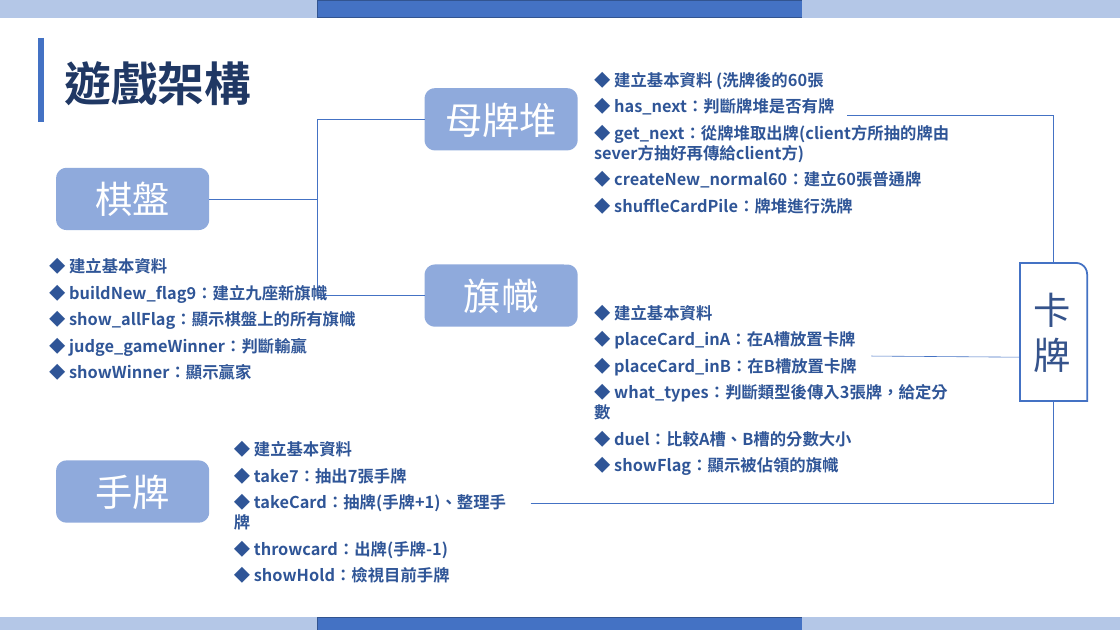
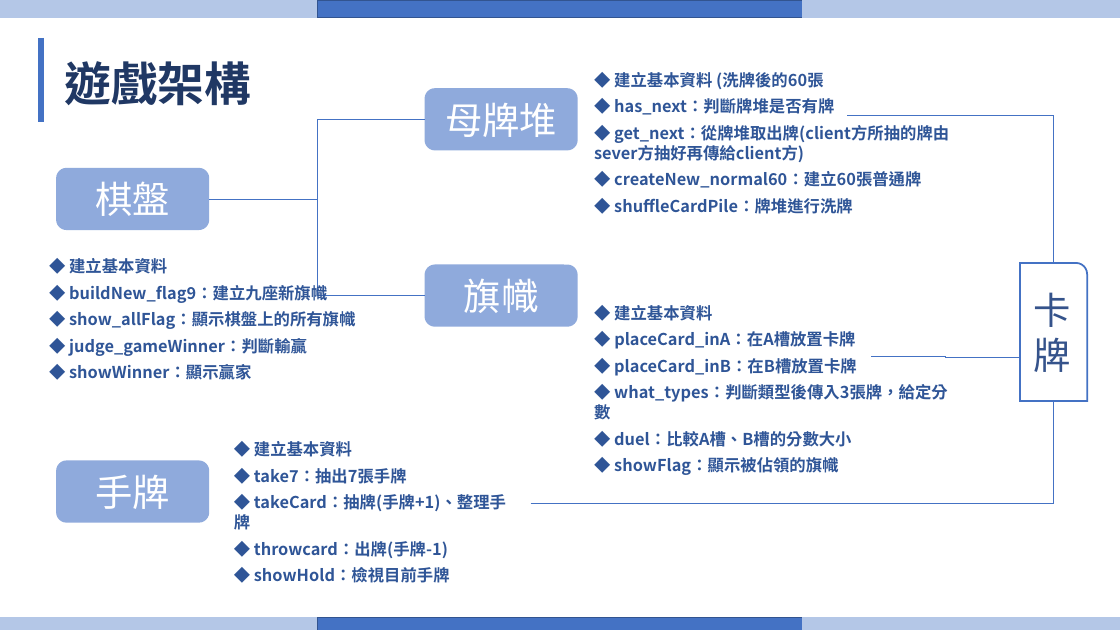
Before and after one commit to chen2369/p1, a slide deck: slide 4 of 商程期末報告PPT 2.pptx (slide 2 before the commit). Drawn at 1120x630 pixels with LibreOffice and Linux fonts; fonts in the diff are those of the drawing. Boxes give left, top, right and bottom in pixels: in the first picture for what was removed or moved away, otherwise in the second. Text is boxed around its words. In the diff, an @@ line names an element or a change of style, - is before the commit and + after.

```diff
--- a/商程期末報告PPT 2.pptx
+++ b/商程期末報告PPT 2.pptx
@@ line (872, 356) - (1020, 357): line to elbow line; route changed @@
```
Also in this commit, not shown: 1 other slide changed, 2 slides added.
